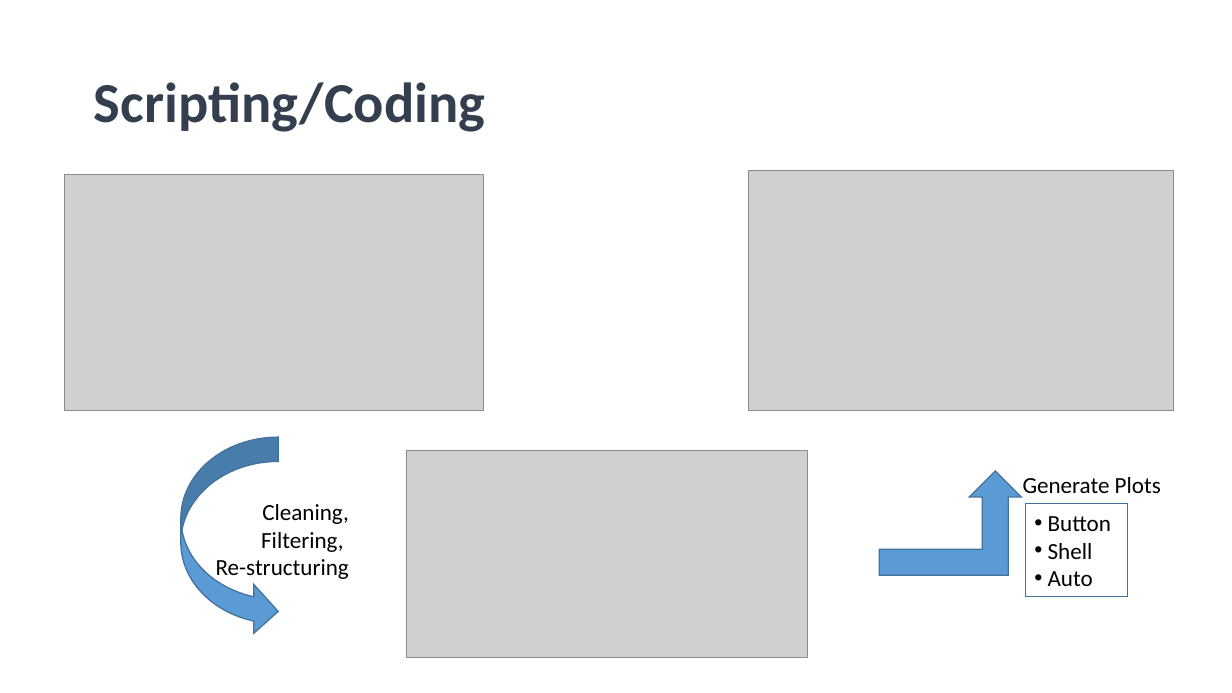
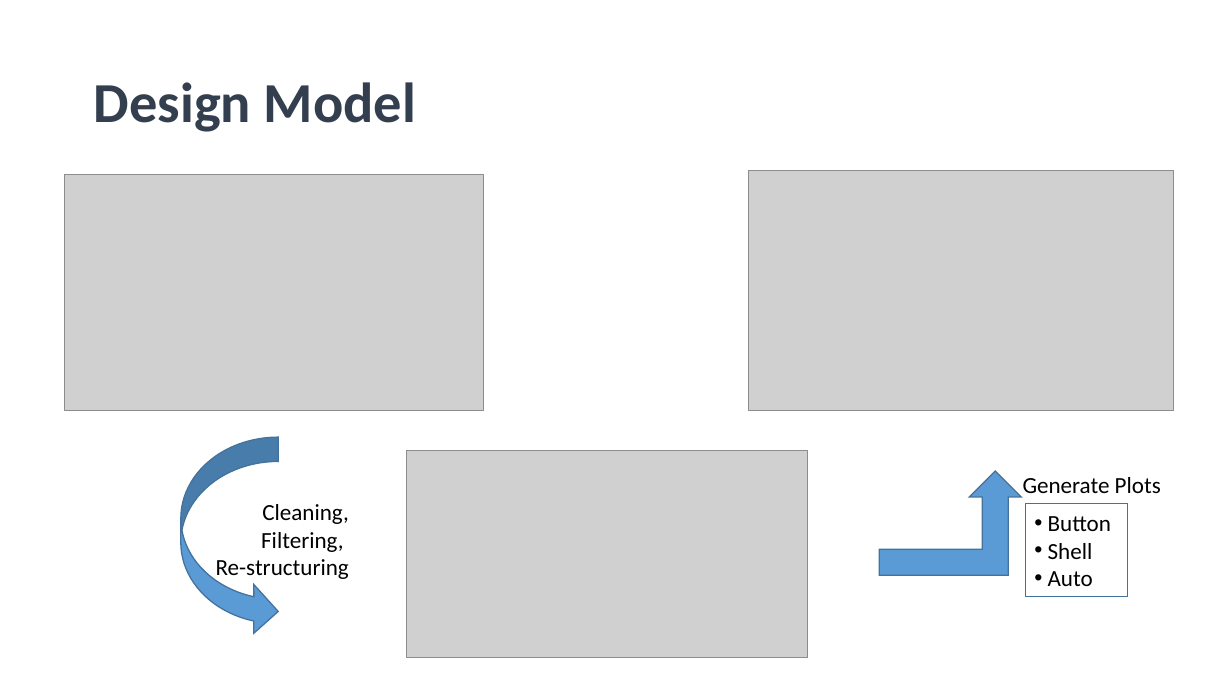
Before and after one commit to abhi3700/AutoPlot, a slide deck: slide 10 of sessions/1/AutoPlot_session_1.pptx. Drawn at 1232x693 pixels with LibreOffice and Linux fonts; fonts in the diff are those of the drawing; grey boxes stand for pictures; background and template pictures are left out. Boxes give left, top, right and bottom in pixels: in the first picture for what was removed or moved away, otherwise in the second. Text is boxed around its words. In the diff, an @@ line names an element or a change of style, - is before the commit and + after.

Commit message:
design model added

```diff
--- a/sessions/1/AutoPlot_session_1.pptx
+++ b/sessions/1/AutoPlot_session_1.pptx
@@ title at [94, 82, 416, 132]: text changed @@
-Scripting/Coding
+Design Model
```
Also in this commit, not shown: 1 other slide changed, 4 other files.
